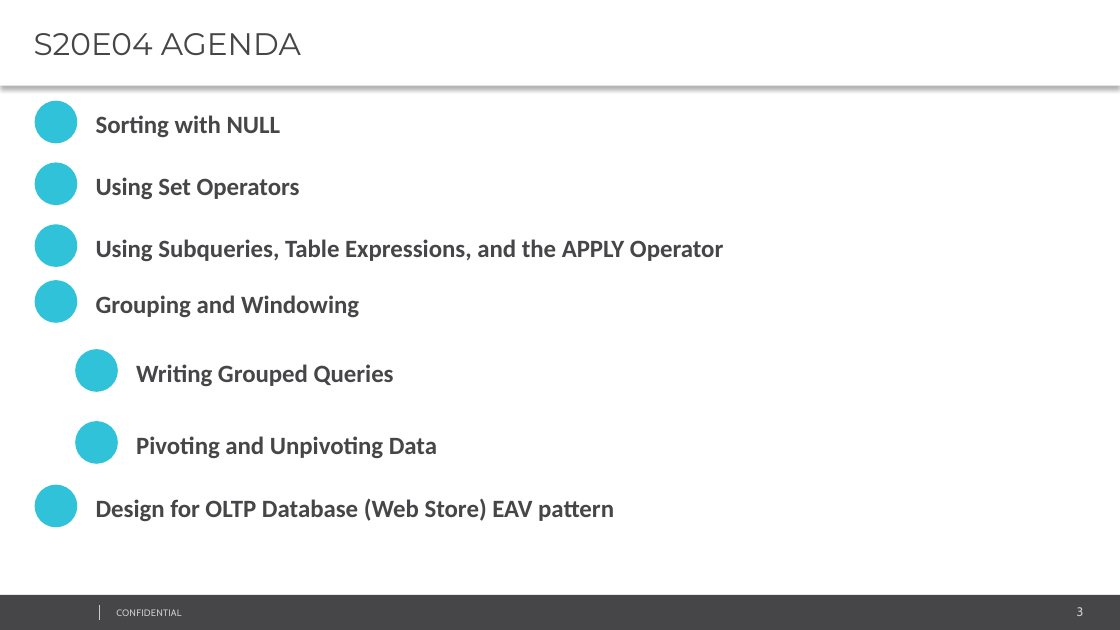
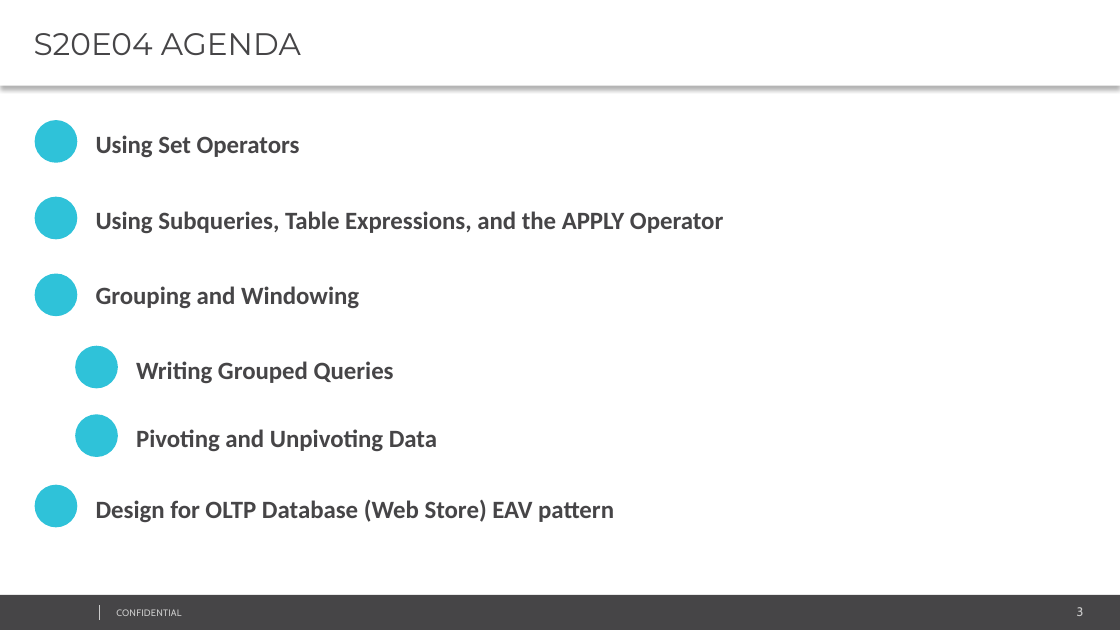
Before and after one commit to AndreyQC/MSBI.Lab, a slide deck: slide 3 of MSBI.Lecture.04/MSBI.Dev.S20E04.pptx. Drawn at 1120x630 pixels with LibreOffice and Linux fonts; fonts in the diff are those of the drawing; background and template pictures are left out. Boxes give left, top, right and bottom in pixels: in the first picture for what was removed or moved away, otherwise in the second. Text is boxed around its words. In the diff, an @@ line names an element or a change of style, - is before the commit and + after.

```diff
--- a/MSBI.Lecture.04/MSBI.Dev.S20E04.pptx
+++ b/MSBI.Lecture.04/MSBI.Dev.S20E04.pptx
@@ ellipse removed at [35, 101, 77, 143] @@
@@ text removed at [96, 115, 280, 137] @@
-Sorting with NULL
@@ ellipse: place and size @@
-ellipse at [35, 162, 77, 205]
+ellipse at [35, 120, 77, 162]
@@ text "Using Set Operators": place and size @@
-text "Using Set Operators" at [96, 177, 300, 199]
+text "Using Set Operators" at [96, 135, 300, 157]
@@ ellipse: place and size @@
-ellipse at [35, 224, 77, 267]
+ellipse at [35, 197, 77, 240]
@@ text "Using Subqueries, Table Expressions, and ...": place and size @@
-text "Using Subqueries, Table Expressions, and ..." at [96, 239, 723, 261]
+text "Using Subqueries, Table Expressions, and ..." at [96, 211, 723, 233]
@@ 2 ellipses, 1 text: place and size @@
-2 ellipses, 1 text at [35, 280, 437, 464]
+2 ellipses, 1 text at [35, 273, 437, 457]
@@ text "Grouping and Windowing": place and size @@
-text "Grouping and Windowing" at [96, 295, 359, 317]
+text "Grouping and Windowing" at [96, 286, 359, 308]
```
Also in this commit, not shown: 1 other slide changed, 1 other file.
